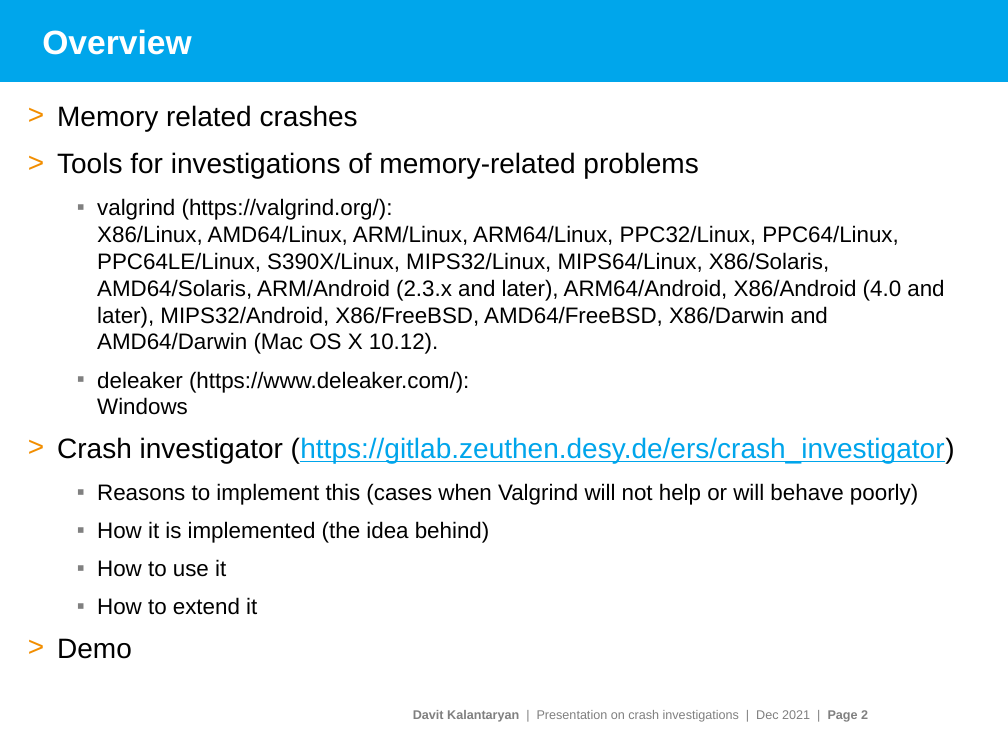
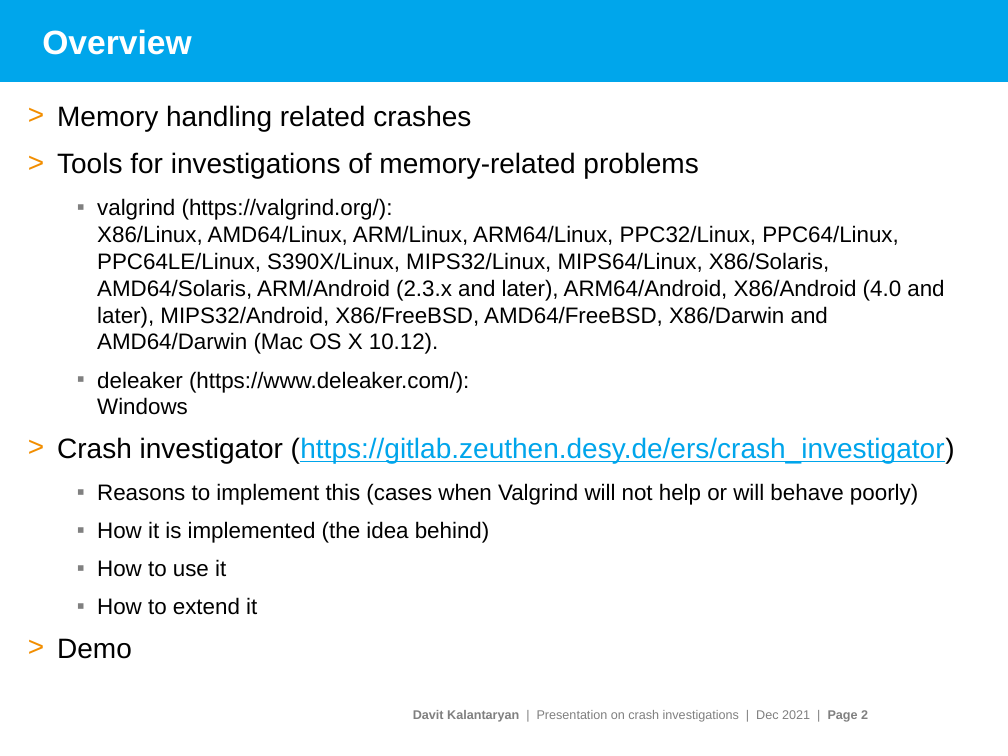
Before and after one commit to davitkalantaryan/old-crash_investigator, a slide deck: slide 2 of docs/crash_investigations.pptx. Drawn at 1008x756 pixels with LibreOffice and Linux fonts; fonts in the diff are those of the drawing; background and template pictures are left out. Boxes give left, top, right and bottom in pixels: in the first picture for what was removed or moved away, otherwise in the second. Text is boxed around its words. In the diff, an @@ line names an element or a change of style, - is before the commit and + after.

```diff
--- a/docs/crash_investigations.pptx
+++ b/docs/crash_investigations.pptx
@@ text at bbox=[57, 105, 471, 131]: text changed @@
-> Memory related crashes
+> Memory handling related crashes
```
Also in this commit, not shown: 3 other slides changed, 1 other file.
